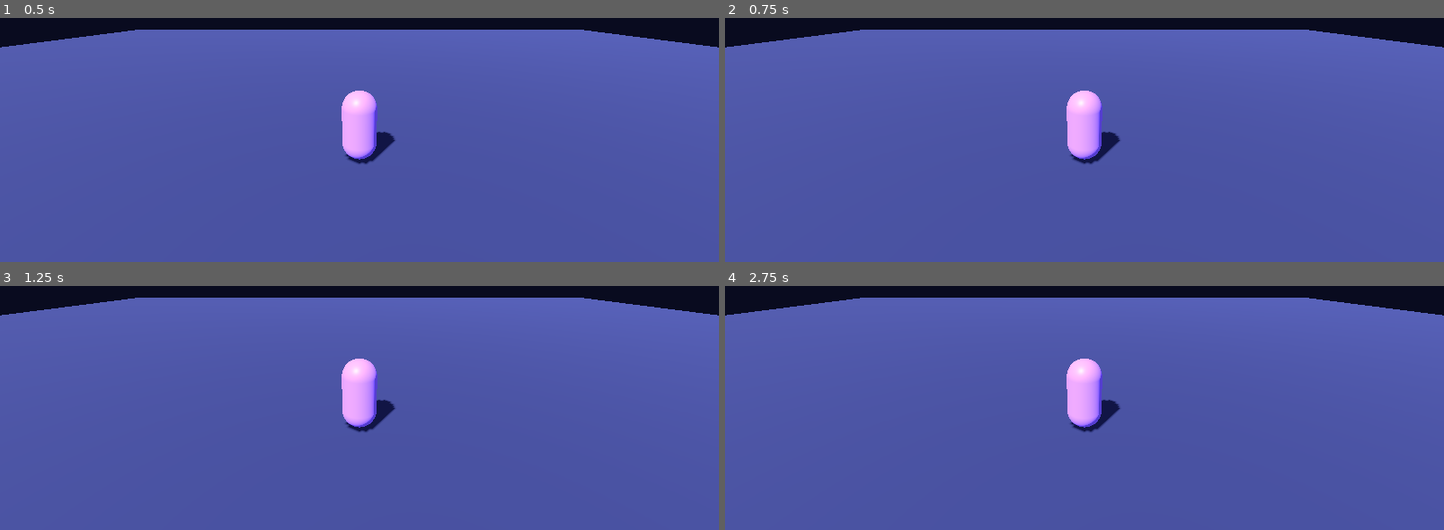
Above: before the commit, frames 1-4 (two rows, left to right).
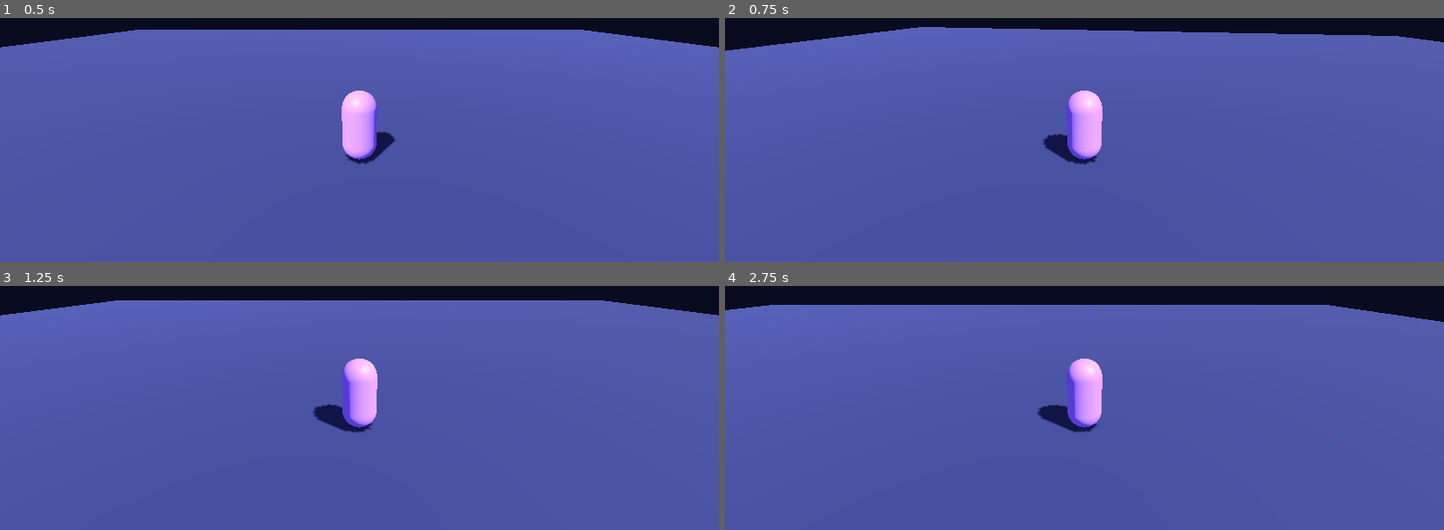
Above: after the commit, the same moments.

Repository: abinndyvictoria-sketch/Universo-Estelar-
Game: Godot game, scene res://scenes/main.tscn
Same seed, same stepped clock (60 frames per second), same inputs: the game is played once before the commit and once after it.
Inputs:
- Up to frame 1 (0.5 s): no input
- Up to frame 2 (0.75 s): tap Enter at 0.5 s; hold Right (ui_right) from 0.53 s (still down)
- Up to frame 3 (1.25 s): keep holding Right (ui_right)
- Up to frame 4 (2.75 s): tap Space at 1.25 s; release Right (ui_right) at 1.28 s; hold Down (ui_down) 1.28-2.03 s; tap Enter at 2 s; hold Right (ui_right) from 2.03 s (still down)

Frame 1 is identical in both runs. In frame 2, 2.5% of the frame differs, in the area x 0-100%, y 3-60%; in frame 3, 2.2%; in frame 4, 4.0%, in the area x 0-100%, y 4-60%.

Commit message:
Use built-in directional input for movement prototype

Diff:
--- a/scripts/player.gd
+++ b/scripts/player.gd
@@ -1,23 +1,14 @@
 extends CharacterBody3D
 
-## Movimento inicial para testar o protótipo.
-## Os controles de toque serão adicionados na próxima etapa.
+## Primeiro protótipo: movimentação 3D e câmera seguindo o personagem.
+## O joystick virtual para toque será adicionado na etapa seguinte.
 
 @export var move_speed: float = 5.0
 @export var rotation_speed: float = 10.0
 @export var gravity: float = 18.0
 
-@onready var camera_pivot: Node3D = $CameraPivot
-
 func _physics_process(delta: float) -> void:
-    var input_2d := Vector2(
-        Input.get_action_strength("move_right") - Input.get_action_strength("move_left"),
-        Input.get_action_strength("move_back") - Input.get_action_strength("move_forward")
-    )
-
-    if input_2d.length() > 1.0:
-        input_2d = input_2d.normalized()
-
+    var input_2d := Input.get_vector("ui_left", "ui_right", "ui_up", "ui_down")
     var move_dir := Vector3(input_2d.x, 0.0, input_2d.y)
 
     if move_dir.length_squared() > 0.001:
